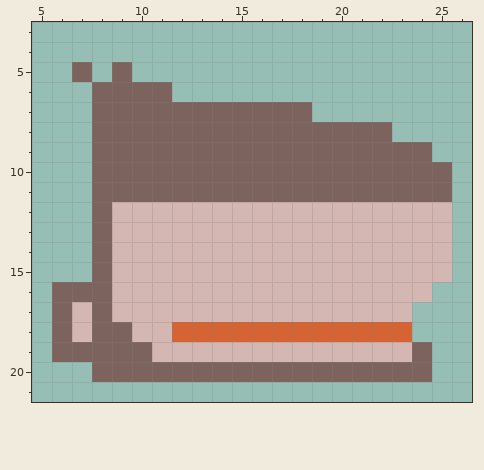
Pixel-art sprite: packages/nouns-img-permutator/assets/layer-3/head-ape.png. The picture above is the old version.
The file is 32x32 pixels. Shown: x 5..26, y 3..21.
After:
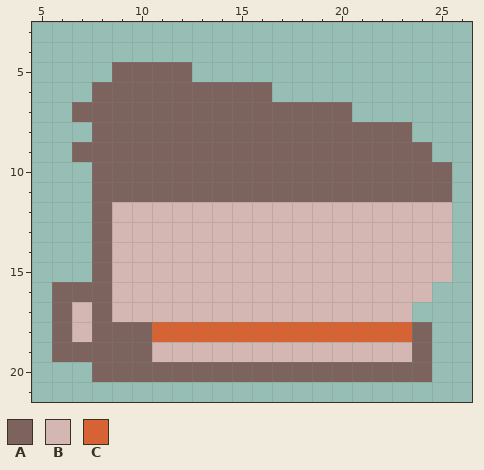
Palette (. is transparent): A #7d635e  B #d4b7b2  C #d56333
Difference:
y 5: x 7 A -> .; x 10..12 ... -> AAA
y 6: x 12..16 ..... -> AAAAA
y 7: x 7 . -> A; x 19..20 .. -> AA
y 8: x 23 . -> A
y 9: x 7 . -> A
y 18: x 10..11 BB -> AC; x 24 . -> A
Pixel boxes of the changes (left, top, right, bottom) in both pictures:
changed: (72, 62, 412, 162)
changed: (132, 322, 172, 342)
added: (412, 322, 432, 342)
